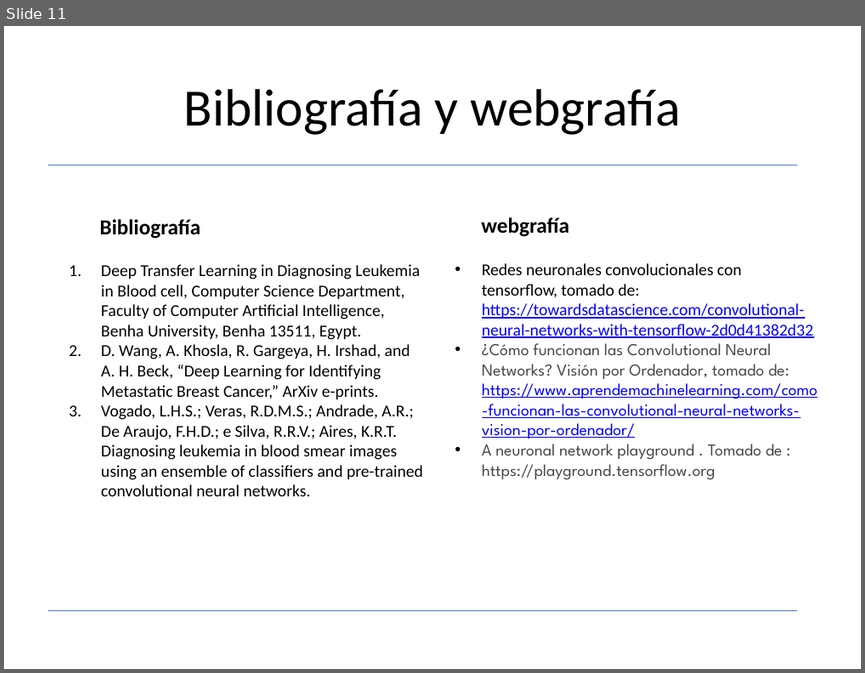
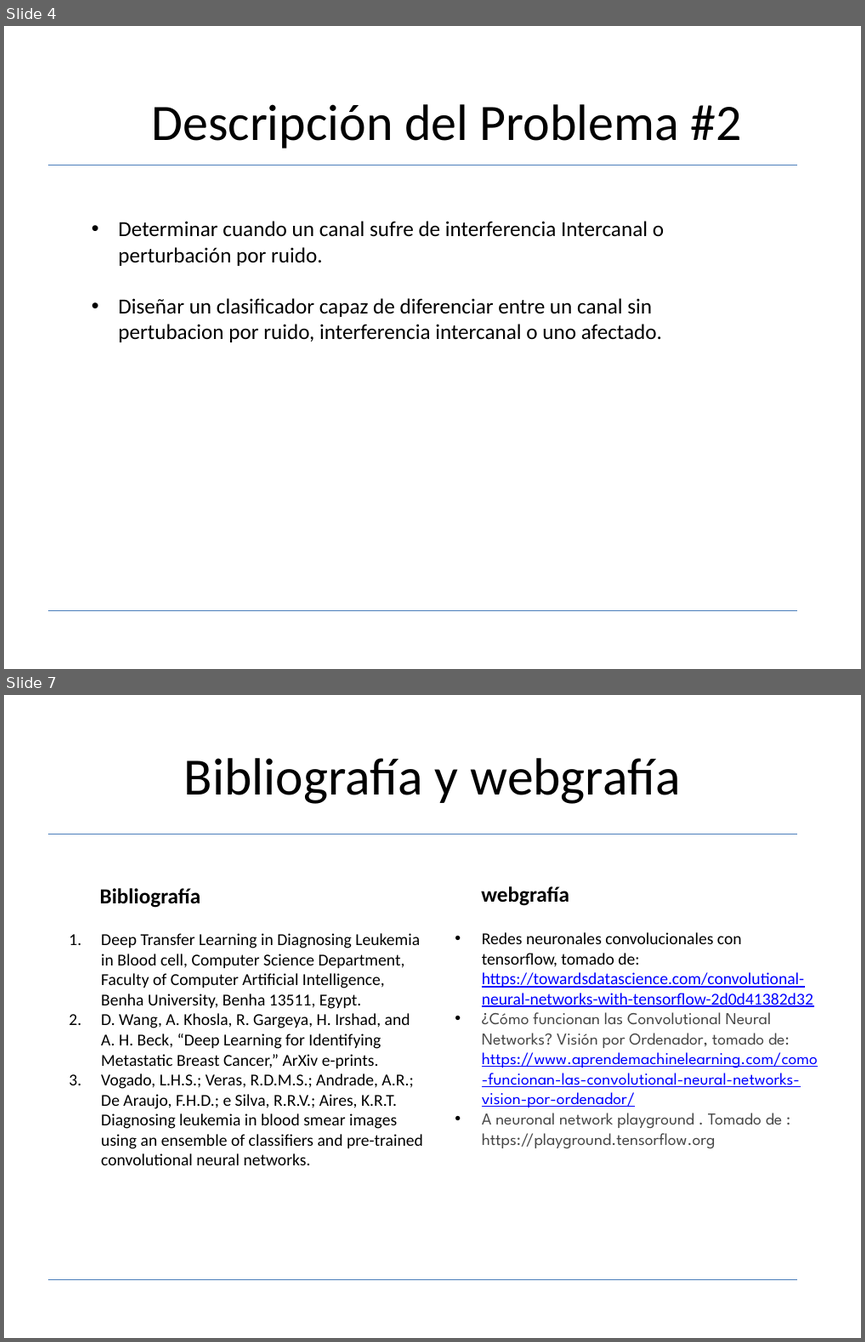
Before and after one commit to davito19/Procesamiento_Digital_De_Imagenes_I, a slide deck: Proyecto_detección_leucemia/presentacion/presentacion_tercero_final.pptx. Shown one above the other, each under a label of ours: slide 11 before the commit, slides 4 and 7 after it; the slides between them are not shown. The pictures are 865x673 and 865x1342 pixels, drawn with LibreOffice and Linux fonts; fonts in the diff are those of the drawing. Boxes give left, top, right and bottom in pixels: in the first picture for what was removed or moved away, otherwise in the second. Text is boxed around its words. In the diff, an @@ line names an element or a change of style, - is before the commit and + after.

```diff
--- a/Proyecto_detección_leucemia/presentacion/presentacion_tercero_final.pptx
+++ b/Proyecto_detección_leucemia/presentacion/presentacion_tercero_final.pptx
@@ slide 4 added at (x1=4, y1=26, x2=861, y2=669), background #FFFFFF; not listed: 2 template elements that a slide beside it also shows @@
@@ text added at (x1=152, y1=104, x2=742, y2=148), 42.9 pt, text #000000 @@
+Descripción del Problema #2
@@ text added at (x1=118, y1=221, x2=664, y2=342), 18 pt, text #000000 @@
+• Determinar cuando un canal sufre de interferencia Intercanal o perturbación por ruido.
+• Diseñar un clasificador capaz de diferenciar entre un canal sin pertubacion por ruido, interferencia intercanal o uno afectado.
@@ what was slide 11 is now slide 7 @@
```
Also in this commit, not shown: 3 slides changed, 2 other slides added, 7 slides removed, 3 other files.
